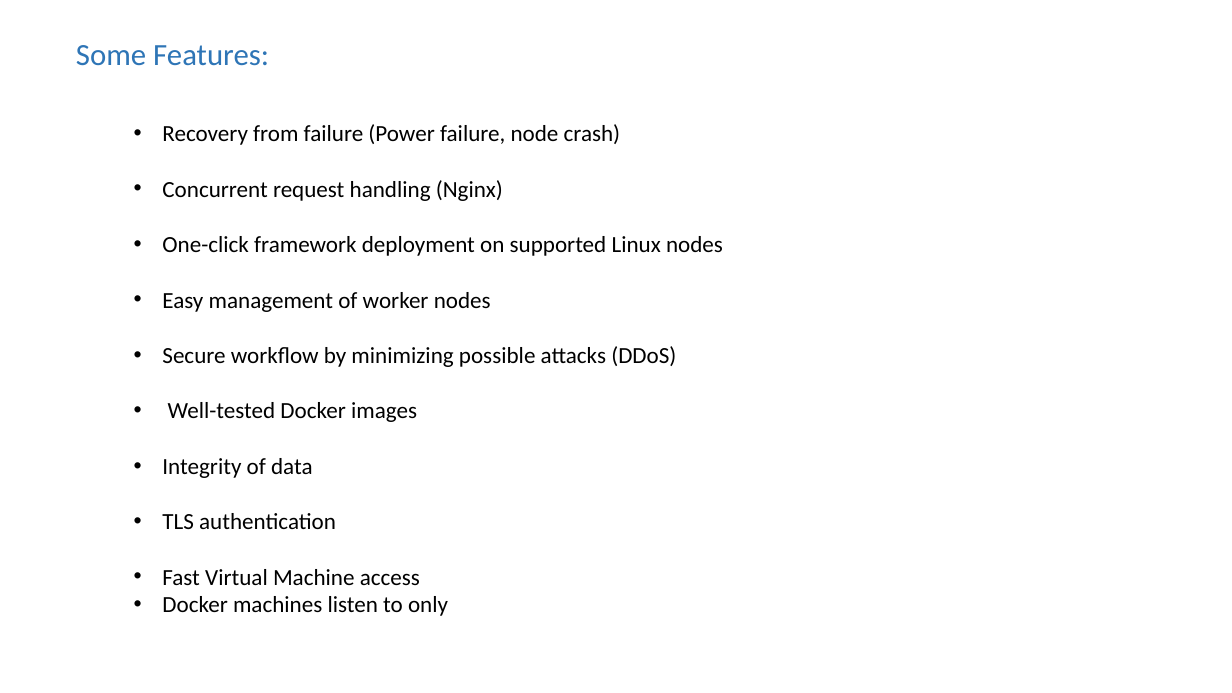
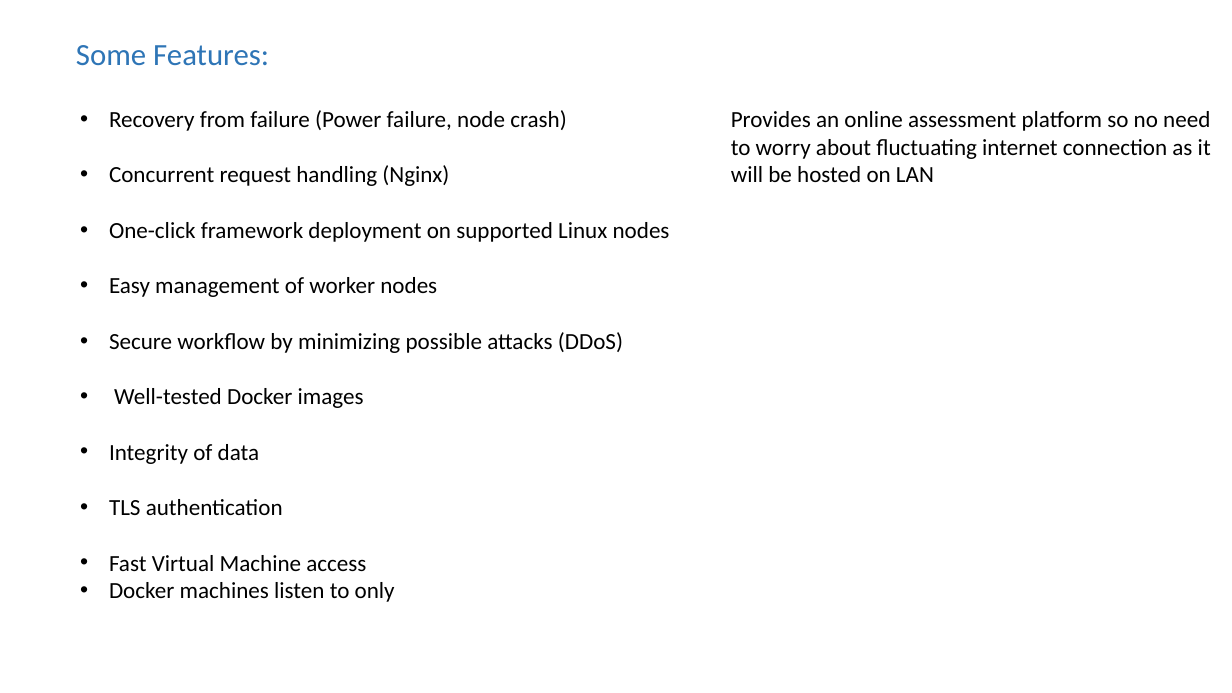
Before and after one commit to VaradBelwalkar/Scalable-Platform-as-a-Service, a slide deck: slide 3 of reference.pptx. Drawn at 1232x693 pixels with LibreOffice and Linux fonts; fonts in the diff are those of the drawing. Boxes give left, top, right and bottom in pixels: in the first picture for what was removed or moved away, otherwise in the second. Text is boxed around its words. In the diff, an @@ line names an element or a change of style, - is before the commit and + after.

Commit message:
some changes

```diff
--- a/reference.pptx
+++ b/reference.pptx
@@ text "Recovery from failure (Power failure, ...": place and size @@
-text "Recovery from failure (Power failure, ..." at <box>162,124,723,616</box>
+text "Recovery from failure (Power failure, ..." at <box>109,110,670,602</box>
@@ text added at <box>731,111,1211,182</box>, 18 pt, text #000000 @@
+Provides an online assessment platform so no need to worry about fluctuating internet connection as it will be hosted on LAN
```
Also in this commit, not shown: 1 other slide changed.
